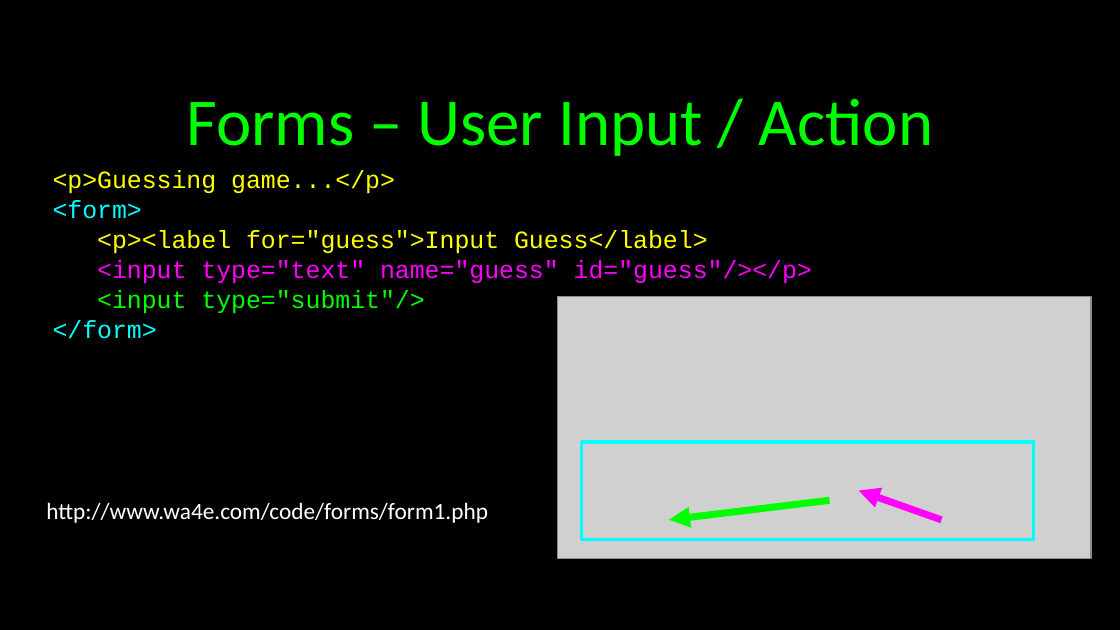
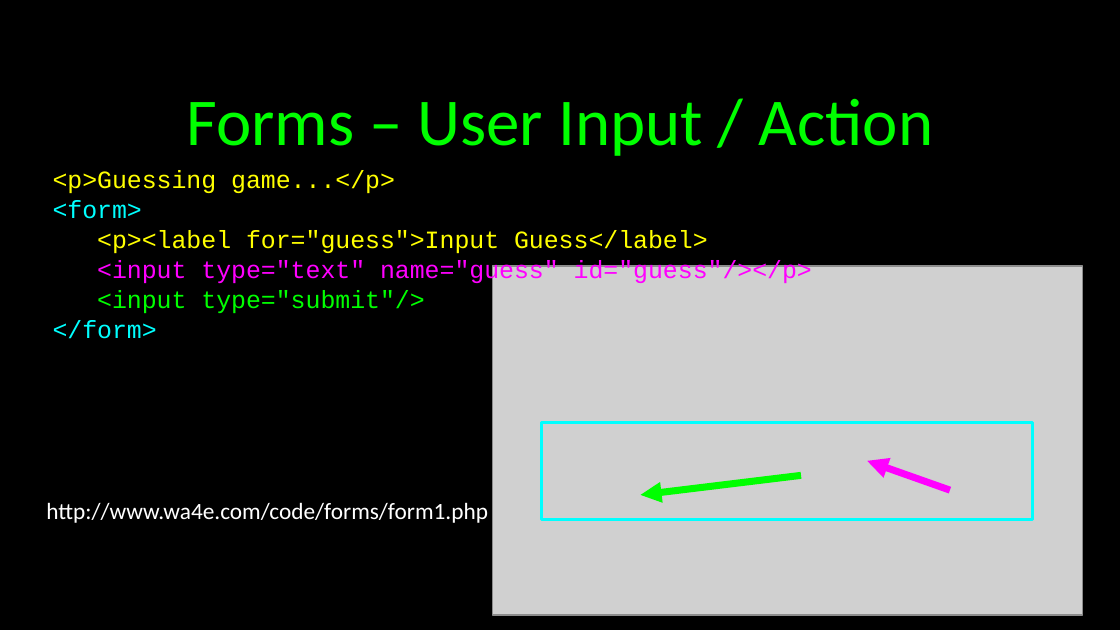
Before and after one commit to csev/wa4e, a slide deck: slide 5 of lectures/PHP-04-Forms.ppt. Drawn at 1120x630 pixels with LibreOffice and Linux fonts; fonts in the diff are those of the drawing; grey boxes stand for pictures. Boxes give left, top, right and bottom in pixels: in the first picture for what was removed or moved away, otherwise in the second. Text is boxed around its words. In the diff, an @@ line names an element or a change of style, - is before the commit and + after.

```diff
--- a/lectures/PHP-04-Forms.ppt
+++ b/lectures/PHP-04-Forms.ppt
@@ picture: place and size @@
-picture at box(558, 297, 1092, 559)
+picture at box(493, 267, 1083, 616)
@@ rectangle: place and size @@
-rectangle at box(581, 442, 1034, 540)
+rectangle at box(541, 422, 1033, 520)
@@ arrow moved from (669, 520) - (830, 501) to (641, 495) - (801, 476) @@
@@ arrow moved from (859, 491) - (942, 520) to (867, 461) - (950, 491) @@
```
Also in this commit, not shown: 11 other slides changed, 2 slides added, 2 other files.
